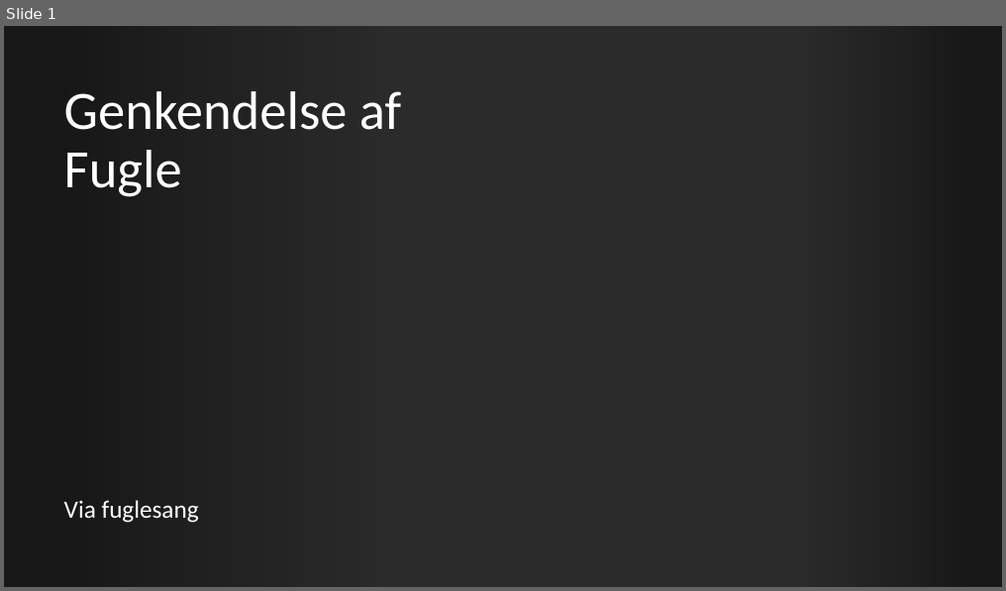
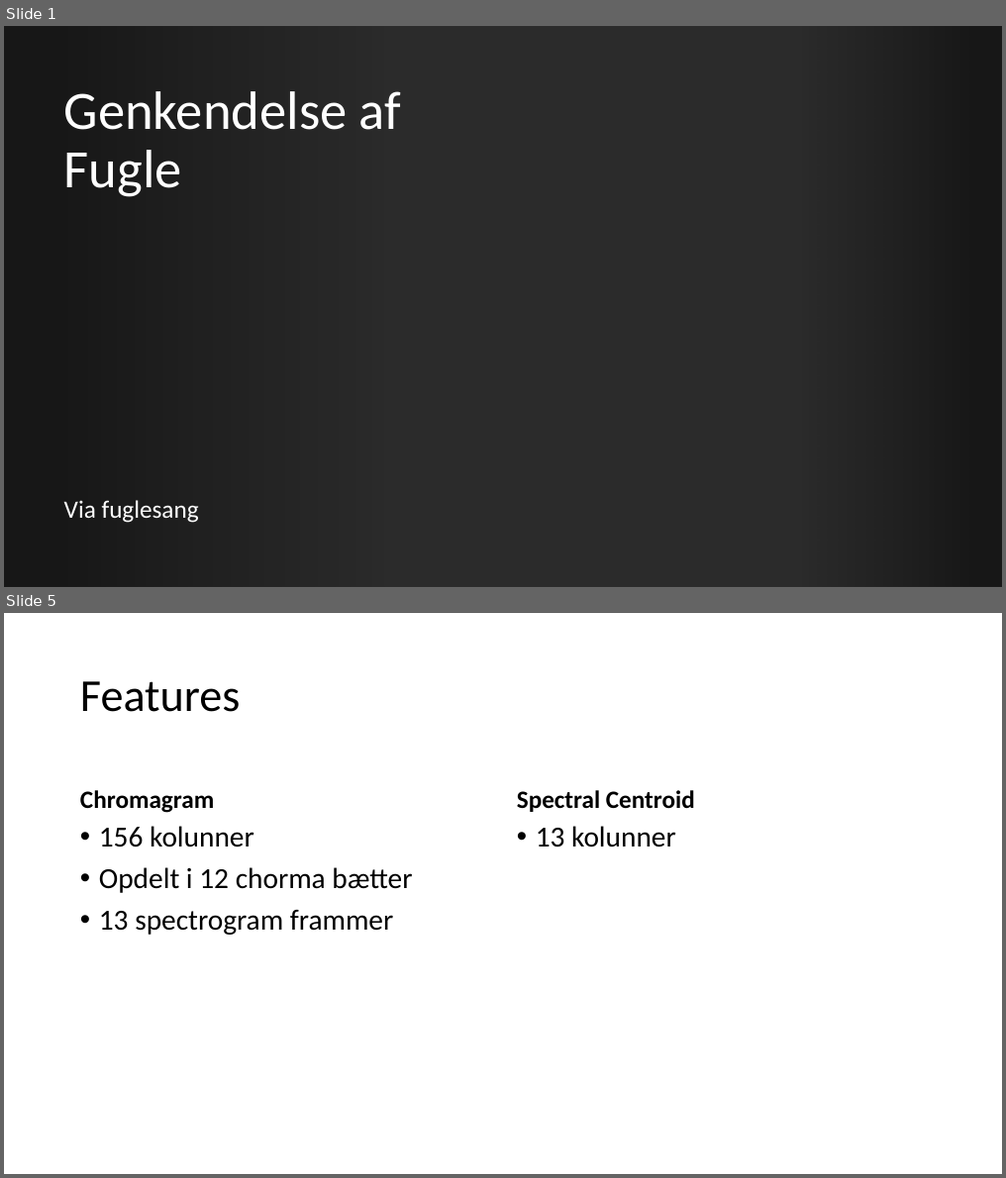
Before and after one commit to BenjaminElifLarsen/Machine_Learning_School, a slide deck: Case/Presentation/Presentation.pptx. Shown one above the other, each under a label of ours: slide 1 before the commit, slides 1 and 5 after it; the slides between them are not shown. The pictures are 1006x591 and 1006x1178 pixels, drawn with LibreOffice and Linux fonts; fonts in the diff are those of the drawing; background and template pictures are left out; a plain dark background stands for a picture behind light text. Boxes give left, top, right and bottom in pixels: in the first picture for what was removed or moved away, otherwise in the second. Text is boxed around its words. In the diff, an @@ line names an element or a change of style, - is before the commit and + after.

```diff
--- a/Case/Presentation/Presentation.pptx
+++ b/Case/Presentation/Presentation.pptx
@@ slide 5 added at (4, 613, 1002, 1174), background #FFFFFF @@
@@ title added at (80, 681, 240, 712), 44 pt, text #000000 @@
+Features
@@ text added at (80, 790, 214, 813), 24 pt, text #000000, bold @@
+Chromagram
@@ text added at (517, 790, 695, 812), 24 pt, text #000000, bold @@
+Spectral Centroid
@@ text added at (99, 826, 412, 935), 28 pt, text #000000 @@
+• 156 kolunner
+• Opdelt i 12 chorma bætter
+• 13 spectrogram frammer
@@ text added at (536, 826, 676, 848), 28 pt, text #000000 @@
+• 13 kolunner
```
Also in this commit, not shown: 1 slide changed, 10 other slides added, 1 slide removed.
